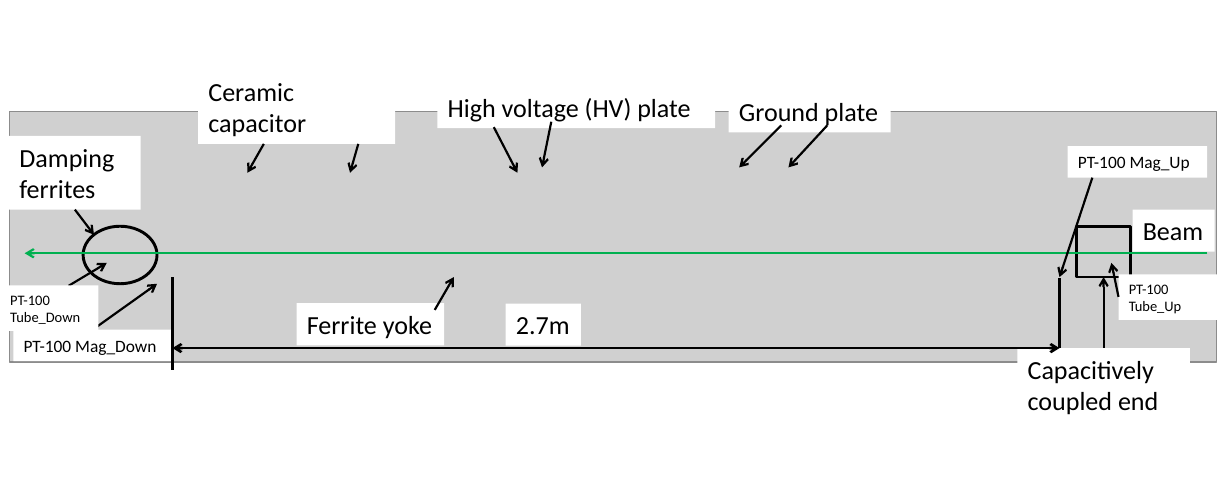
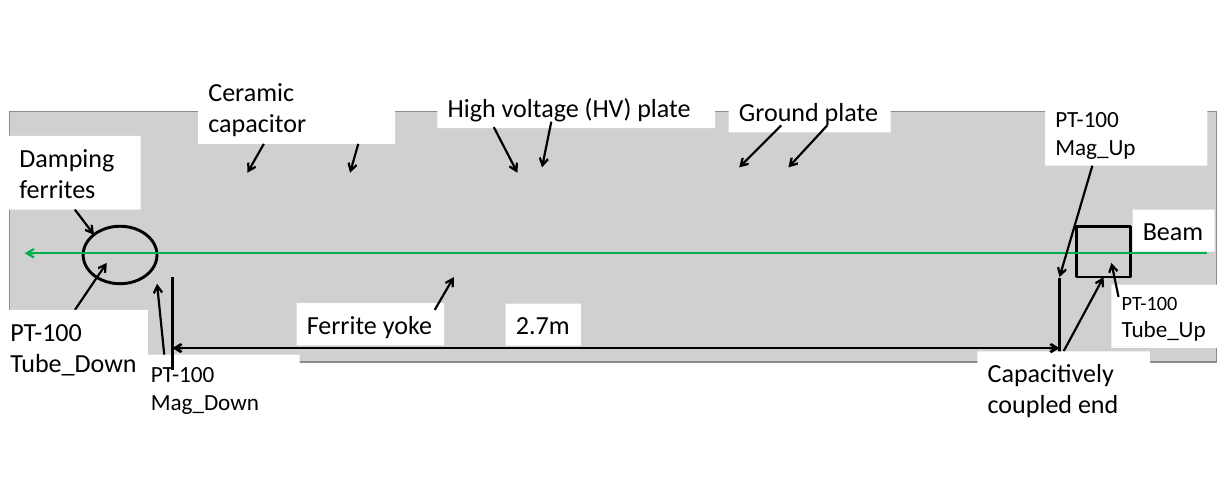
Before and after one commit to Tontonis/Thesis_the_second, a slide deck: slide 1 of LHC_MKI/figures/MKICrossSectionYZ.pptx. Drawn at 1232x493 pixels with LibreOffice and Linux fonts; fonts in the diff are those of the drawing; grey boxes stand for pictures. Boxes give left, top, right and bottom in pixels: in the first picture for what was removed or moved away, otherwise in the second. Text is boxed around its words. In the diff, an @@ line names an element or a change of style, - is before the commit and + after.

```diff
--- a/LHC_MKI/figures/MKICrossSectionYZ.pptx
+++ b/LHC_MKI/figures/MKICrossSectionYZ.pptx
@@ rectangle "PT-100 Mag_Up": place and size @@
-rectangle "PT-100 Mag_Up" at (1068, 146, 1208, 177)
+rectangle "PT-100 Mag_Up" at (1045, 99, 1207, 166)
@@ rectangle "PT-100 Mag_Up" at (1045, 99, 1207, 166): size 12 to 16 pt @@
@@ arrow moved from (1092, 177) - (1060, 277) to (1092, 166) - (1060, 277) @@
@@ arrow moved from (69, 286) - (106, 263) to (75, 310) - (106, 263) @@
@@ arrow moved from (93, 330) - (158, 284) to (165, 355) - (158, 284) @@
@@ arrow moved from (1104, 348) - (1104, 277) to (1064, 352) - (1104, 277) @@
@@ rectangle "PT-100 Tube_Up": place and size @@
-rectangle "PT-100 Tube_Up" at (1118, 274, 1217, 320)
+rectangle "PT-100 Tube_Up" at (1112, 285, 1217, 348)
@@ rectangle "PT-100 Tube_Up" at (1112, 285, 1217, 348): size 10 to 14 pt in "PT-100"; size 10 to 16 pt in "Tube_Up" @@
@@ rectangle "PT-100 Tube_Down": place and size @@
-rectangle "PT-100 Tube_Down" at (0, 286, 99, 332)
+rectangle "PT-100 Tube_Down" at (0, 310, 148, 384)
@@ rectangle "PT-100 Tube_Down" at (0, 310, 148, 384): size 10 to 18 pt @@
@@ rectangle "PT-100 Mag_Down" at (141, 355, 300, 421): size 12 to 16 pt @@
@@ rectangle "PT-100 Mag_Down": place and size @@
-rectangle "PT-100 Mag_Down" at (14, 330, 173, 361)
+rectangle "PT-100 Mag_Down" at (141, 355, 300, 421)
@@ rectangle "Capacitively coupled end": place and size @@
-rectangle "Capacitively coupled end" at (1017, 348, 1189, 422)
+rectangle "Capacitively coupled end" at (977, 352, 1150, 426)
```
Also in this commit, not shown: 28 other files.
